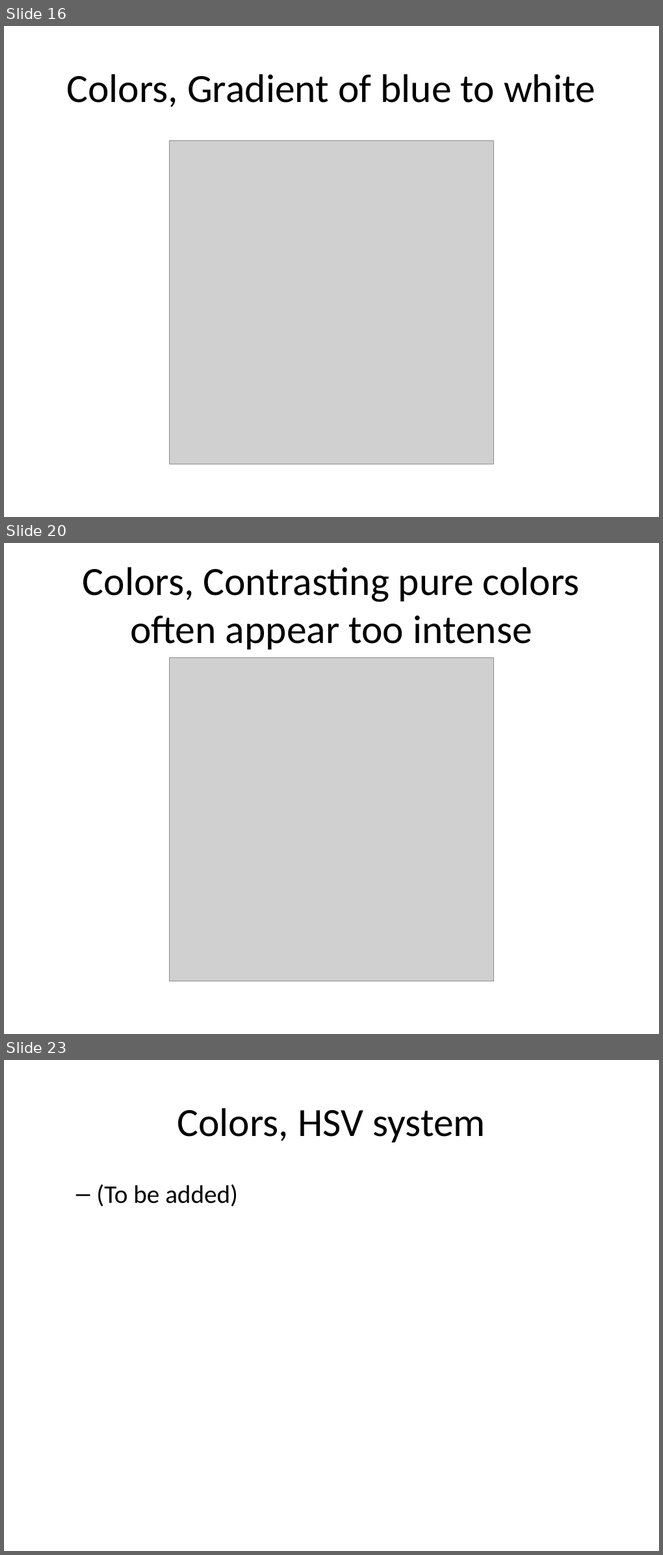
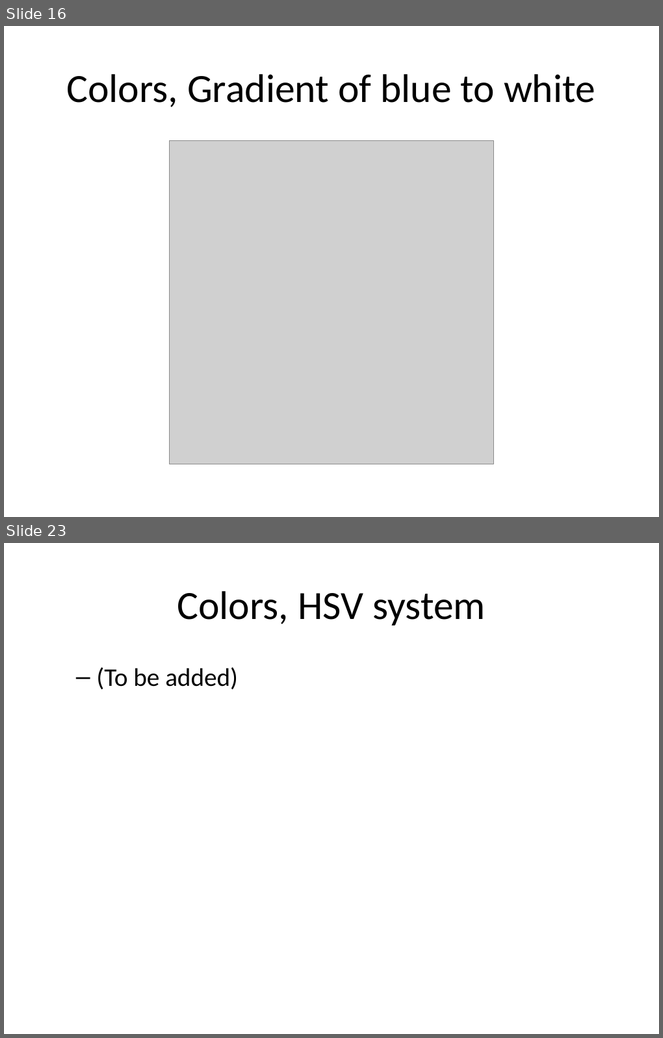
Before and after one commit to pmean/data-visualization, a slide deck: data-viz-02/component/tutorial-colors.pptx. Shown one above the other, each under a label of ours: slides 16, 20 and 23 before the commit, slides 16 and 23 after it; the slides between them are not shown. The pictures are 663x1555 and 663x1038 pixels, drawn with LibreOffice and Linux fonts; fonts in the diff are those of the drawing; grey boxes stand for pictures. Boxes give left, top, right and bottom in pixels: in the first picture for what was removed or moved away, otherwise in the second. Text is boxed around its words. In the diff, an @@ line names an element or a change of style, - is before the commit and + after.

```diff
--- a/data-viz-02/component/tutorial-colors.pptx
+++ b/data-viz-02/component/tutorial-colors.pptx
@@ slide 20 removed at box(4, 543, 659, 1034), background #FFFFFF @@
@@ title removed at box(83, 567, 580, 650) @@
-Colors, Contrasting pure colors often appear too intense
@@ picture removed at box(170, 657, 493, 981) @@
```
Also in this commit, not shown: 4 slides changed, 3 slides added, 2 other slides removed, 11 other files.
